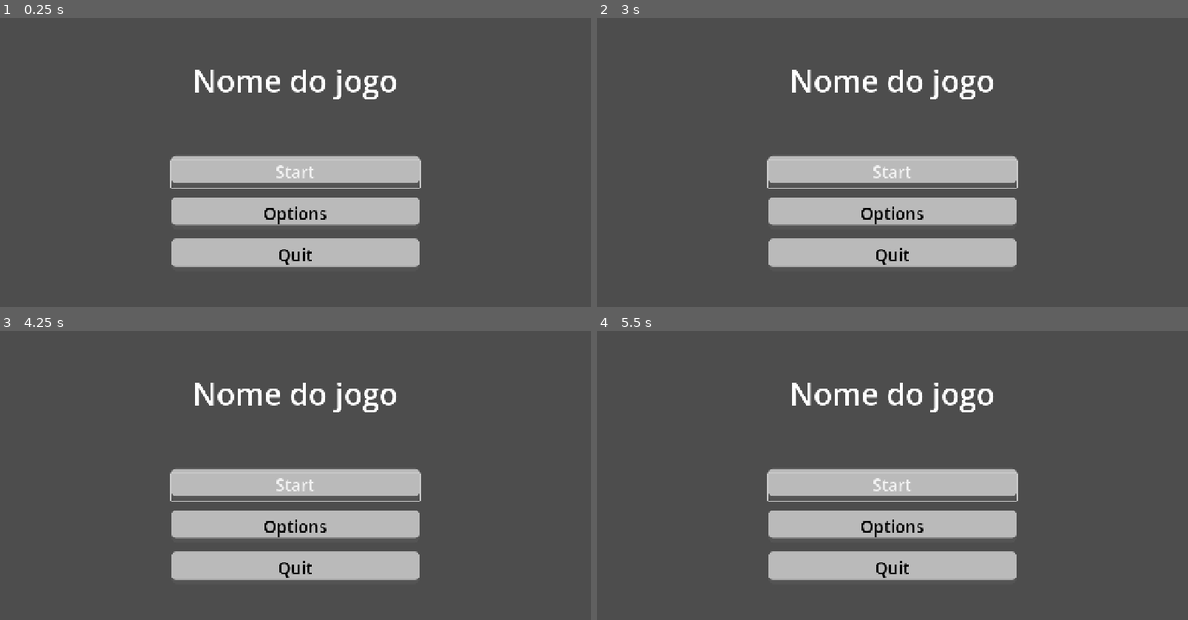
Above: before the commit, frames 1-4 (two rows, left to right).
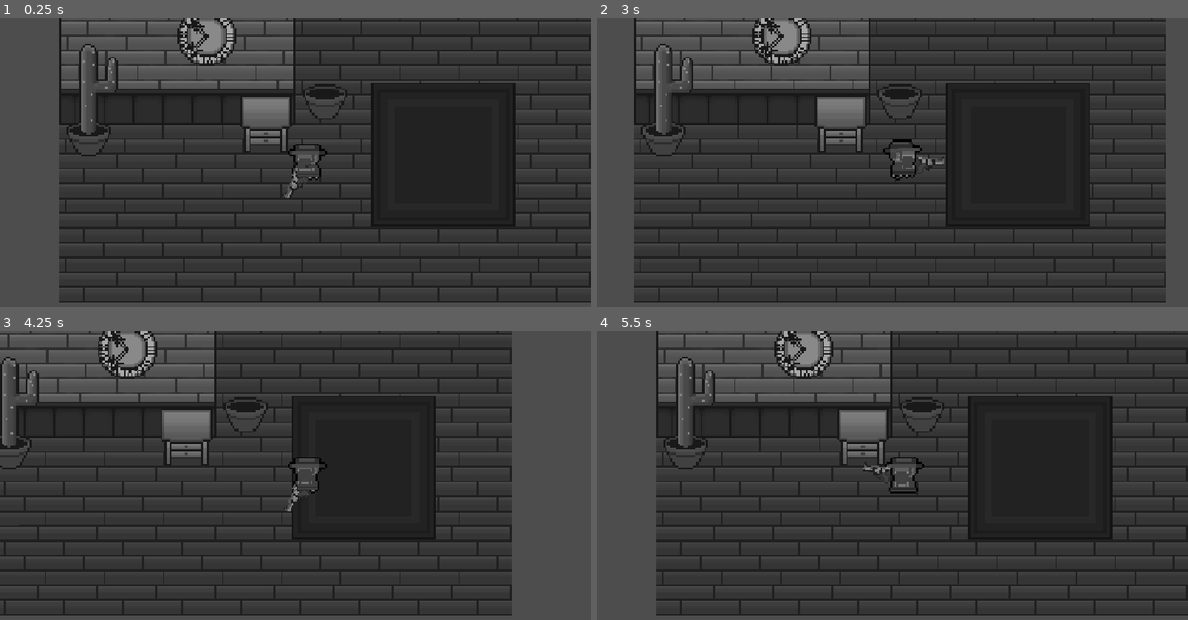
Above: after the commit, the same moments.

Repository: jpsalim21/GMTK_2026_2
Game: Godot game, scene res://BaseGame/scenes/scene1.tscn
Two runs of this game, one before a commit and one after it. Both use one fixed random seed, a clock stepped at 60 frames per second and the inputs below. Before the commit the project starts from res://BaseProject/Menus/MenuInicial.tscn.
Inputs (mouse positions are in pixels of both pictures, inside the frame that each line leads up to):
- Up to frame 1 (0.25 s): no input
- Up to frame 2 (3 s): click (892, 174) at 0.5 s, where only the run before the commit has a clickable "Start"; click (892, 174) at 1.25 s, where only the run before the commit has a clickable "Start"; click (892, 214) at 2 s, where only the run before the commit has a clickable "Options"; tap Enter (ui_accept) at 2.75 s; move the mouse to (1022, 168) at 2.77 s; hold Right (ui_right) from 2.78 s (still down); hold Right mouse button (MouseRight) from 2.78 s (still down); click (1022, 168) at 2.92 s
- Up to frame 3 (4.25 s): tap Enter (ui_accept) at 3.02 s; release Right (ui_right) at 3.5 s; release Right mouse button (MouseRight) at 3.5 s; drag from (177, 513) to (265, 565) at 3.52 s
- Up to frame 4 (5.5 s): move the mouse to (951, 423) at 4.27 s; hold Left (ui_left) 4.28-5 s; hold Right mouse button (MouseRight) 4.28-5 s; click (951, 423) at 4.42 s; drag from (862, 565) to (715, 446) at 5.02 s

The runs differ from the first frame. In frame 1, 41% of the frame differs, in the area x 10-100%, y 0-99%; in frame 2, 40%; in frame 3, 38%; in frame 4, 41%.
Error before the commit: Assertion failed: A cena não é um caminho válido (res://BaseProject/TransicaoDeCenas/SceneController.gd:12)

Commit message:
Solves merges problems

Diff:
--- a/BaseGame/scenes/player.tscn
+++ b/BaseGame/scenes/player.tscn
@@ -103,8 +103,8 @@
 
 [node name="RevolverSprite" type="Sprite2D" parent="." unique_id=1849709014]
 z_index = 1
-position = Vector2(8, 1)
 texture = ExtResource("3_fmctt")
+offset = Vector2(15, 0)
 
 [node name="Raycasts" type="Node2D" parent="." unique_id=964905150]
 
@@ -112,4 +112,3 @@
 target_position = Vector2(500, 0)
 
 [node name="Ray2" type="RayCast2D" parent="Raycasts" unique_id=746055991]
-offset = Vector2(4, 0)
--- a/BaseGame/scripts/player.gd
+++ b/BaseGame/scripts/player.gd
@@ -11,7 +11,7 @@
 var aiming : bool = false
 
 func _ready() -> void:
-	#revolverPosition = revolver_sprite.position.x
+	revolverPosition = revolver_sprite.position.x
 	pass
 
 func _process(delta: float) -> void:
@@ -24,7 +24,6 @@
 			var normal = ray_1.get_collision_normal()
 			ray_2.global_position = ray_1.get_collision_point()
 
-	'''
 	if global_position.x < mousePosition.x:
 		revolver_sprite.flip_v = false
 		revolver_sprite.position.x = revolverPosition
@@ -33,10 +32,9 @@
 		revolver_sprite.position.x = - revolverPosition
 		revolver_sprite.flip_v = true
 		player_sprite.flip_h = true
-	'''
 
 
-	#revolver_sprite.look_at(mousePosition)
+	revolver_sprite.look_at(mousePosition)
 
 func _physics_process(delta: float) -> void:
 	var direction = Input.get_vector("ui_left", "ui_right", "ui_up", "ui_down")
--- a/project.godot
+++ b/project.godot
@@ -15,7 +15,7 @@
 [application]
 
 config/name="ProjetoBase"
-run/main_scene="res://BaseProject/Menus/MenuInicial.tscn"
+run/main_scene="uid://8lje0jw5ra7f"
 config/features=PackedStringArray("4.7", "Mobile")
 config/icon="res://icon.svg"
 
